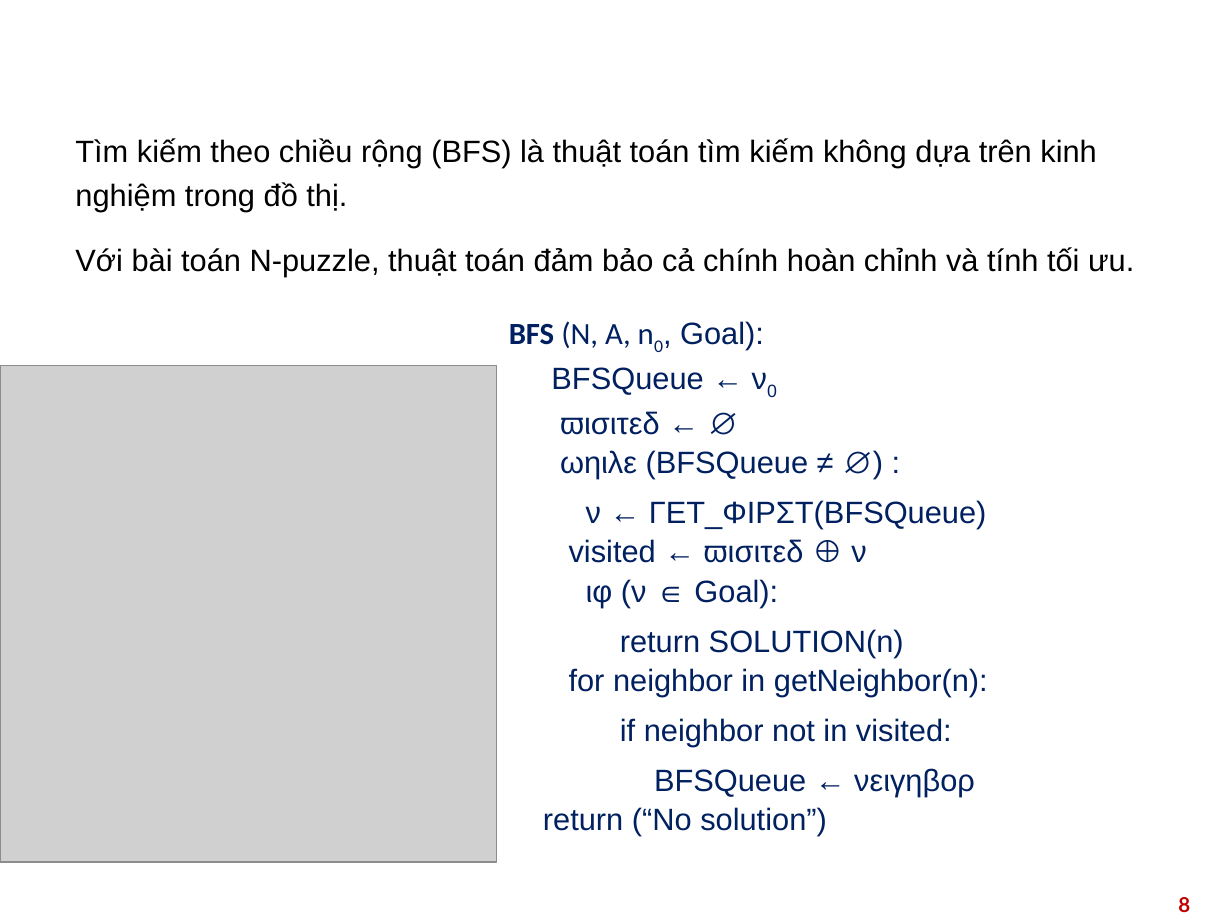
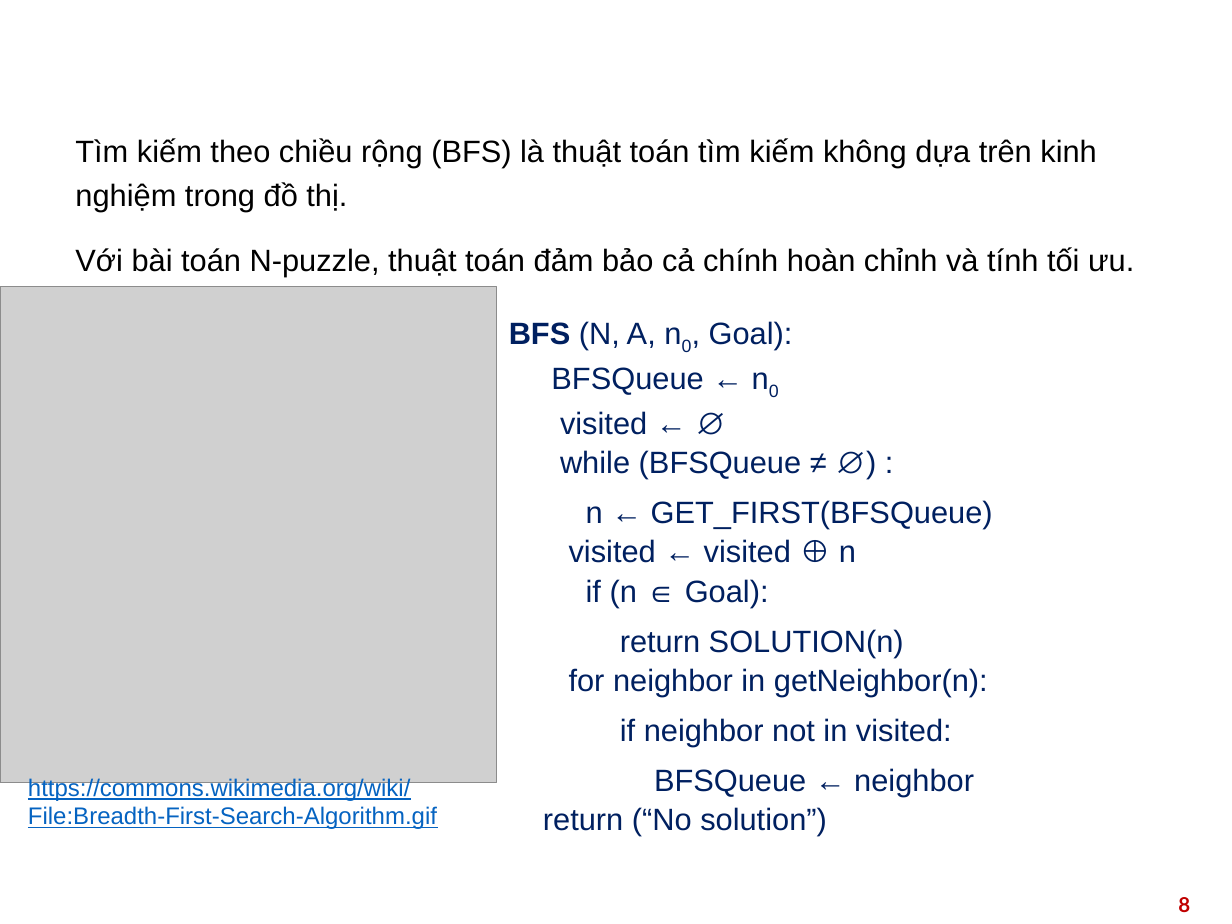
Before and after one commit to Tahuubinh/AI_HUST_Project, a slide deck: slide 8 of AI_Project_Nhom3.pptx. Drawn at 1232x924 pixels with LibreOffice and Linux fonts; fonts in the diff are those of the drawing; grey boxes stand for pictures; background and template pictures are left out. Boxes give left, top, right and bottom in pixels: in the first picture for what was removed or moved away, otherwise in the second. Text is boxed around its words. In the diff, an @@ line names an element or a change of style, - is before the commit and + after.

Commit message:
Slides

```diff
--- a/AI_Project_Nhom3.pptx
+++ b/AI_Project_Nhom3.pptx
@@ picture: place and size @@
-picture at [0, 366, 496, 862]
+picture at [0, 286, 496, 782]
@@ text at [509, 321, 993, 608]: text changed @@
-BFS (N, A, n0, Goal):
-BFSQueue ← ν0
-ϖισιτεδ ← ∅
-ωηιλε (BFSQueue ≠ ∅) :
-ν ← ΓΕΤ_ΦΙΡΣΤ(BFSQueue)
-visited ← ϖισιτεδ ⊕ ν
-ιφ (ν ∈ Goal):
+BFS (N, A, n0, Goal):
+BFSQueue ← n0
+visited ← ∅
+while (BFSQueue ≠ ∅) :
+n ← GET_FIRST(BFSQueue)
+visited ← visited ⊕ n
+if (n ∈ Goal):
@@ text added at [28, 778, 437, 829], 14 pt, text #0563C1, underline @@
+https://commons.wikimedia.org/wiki/File:Breadth-First-Search-Algorithm.gif
@@ text at [543, 768, 974, 836]: text changed @@
-BFSQueue ← νειγηβορ
-return (“No solution”)
+BFSQueue ← neighbor
+return (“No solution”)
```
Also in this commit, not shown: 5 other slides changed, 8 slides added, 1 other file.
